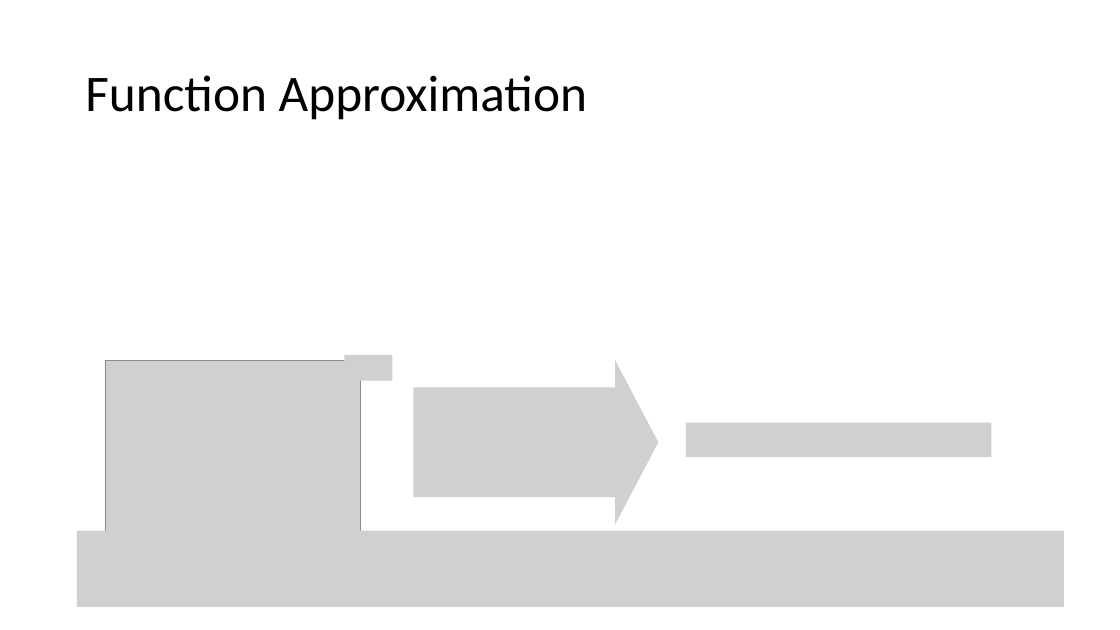
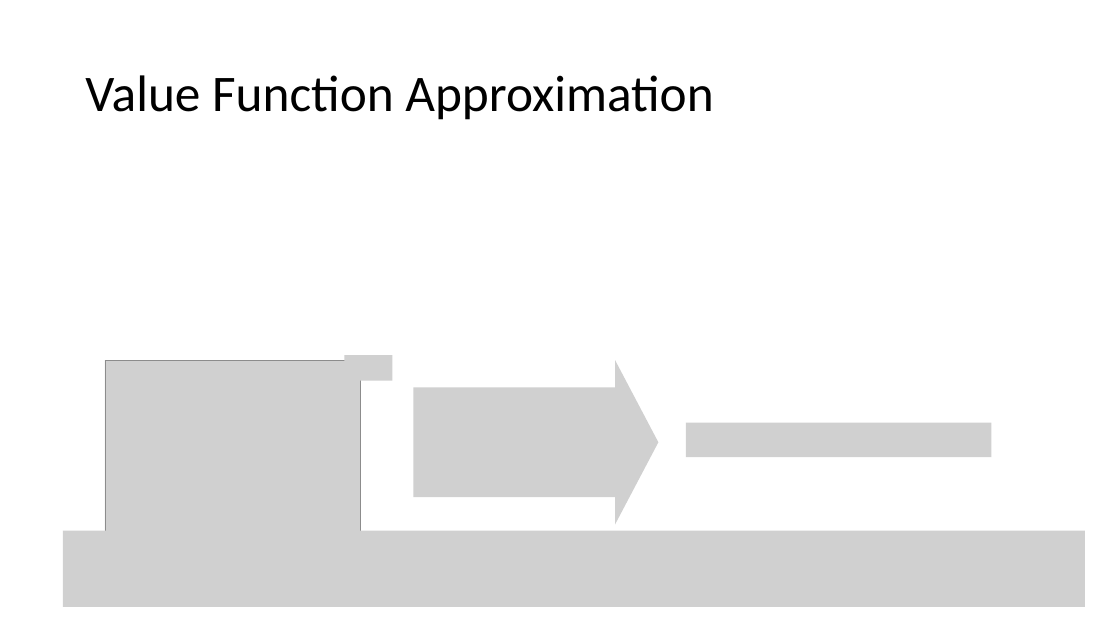
Before and after one commit to mhahsler/CS7320-AI, a slide deck: slide 16 of slides/22_Reinforcement_Learning.pptx (slide 15 before the commit). Drawn at 1120x630 pixels with LibreOffice and Linux fonts; fonts in the diff are those of the drawing; grey boxes stand for pictures. Boxes give left, top, right and bottom in pixels: in the first picture for what was removed or moved away, otherwise in the second. Text is boxed around its words. In the diff, an @@ line names an element or a change of style, - is before the commit and + after.

```diff
--- a/slides/22_Reinforcement_Learning.pptx
+++ b/slides/22_Reinforcement_Learning.pptx
@@ title at <box>85,75,713,120</box>: text changed @@
-Function Approximation
+Value Function Approximation
@@ picture: place and size @@
-picture at <box>77,531,1065,607</box>
+picture at <box>63,531,1086,607</box>
```
Also in this commit, not shown: 7 other slides changed, 2 slides added, 1 other file.
